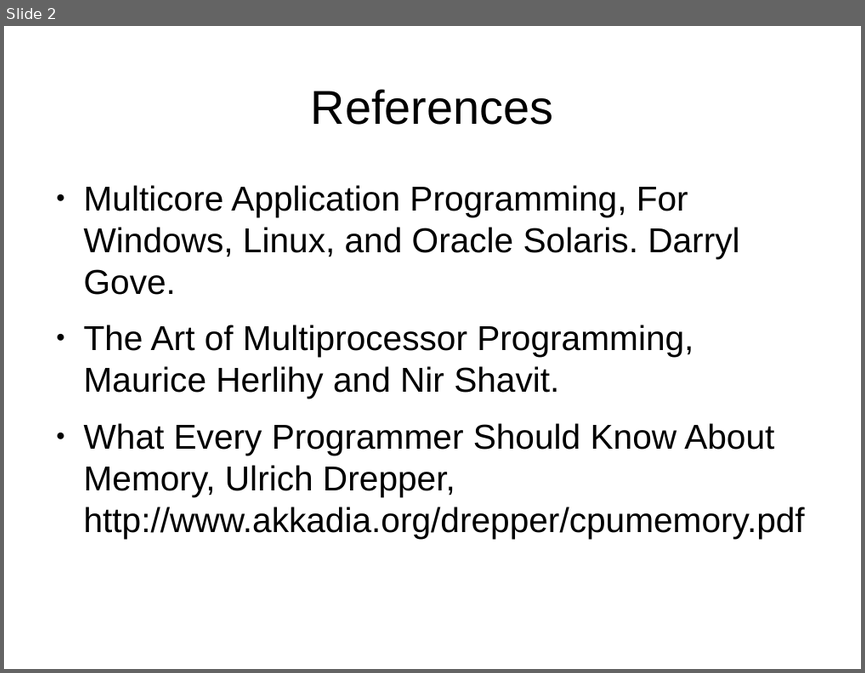
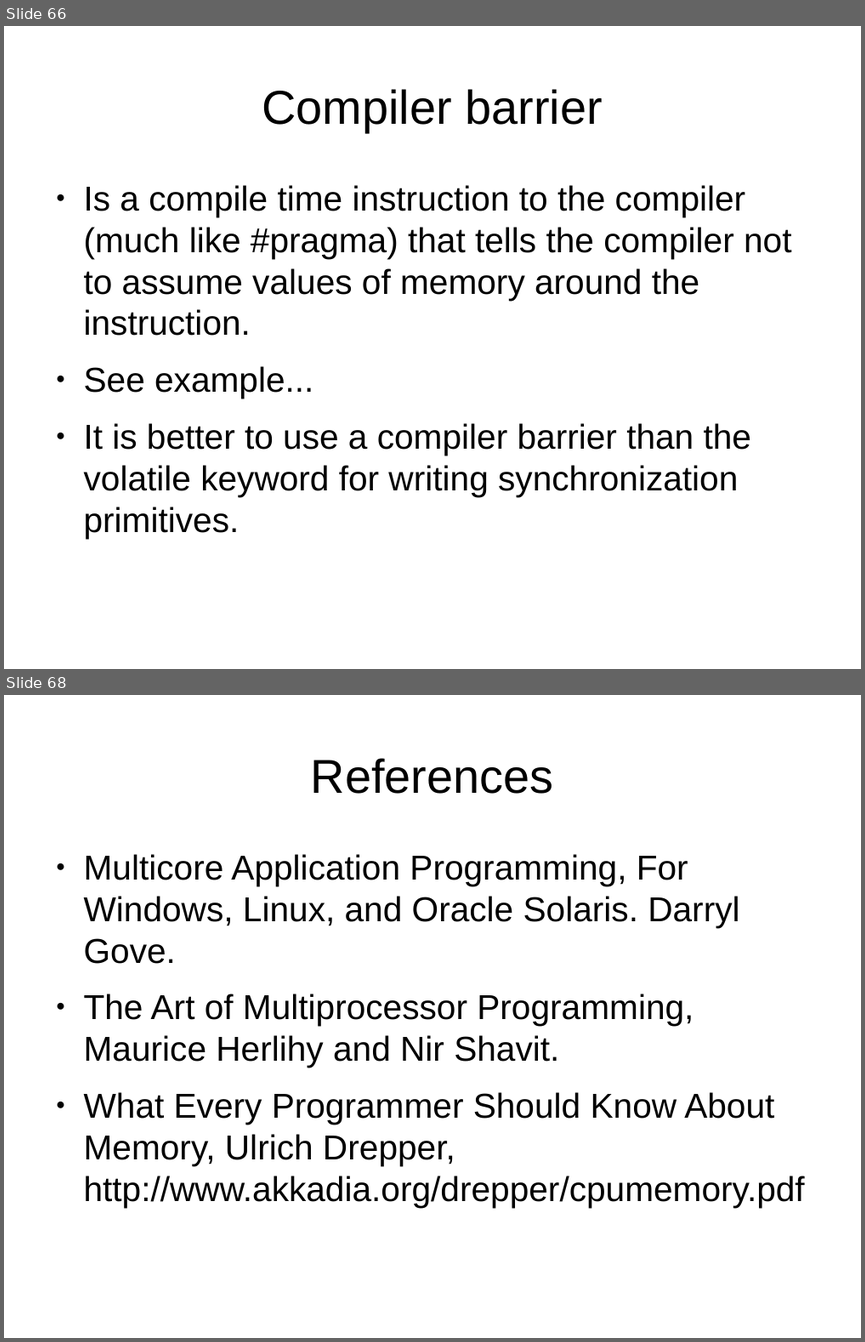
Before and after one commit to veltzer/demos, a slide deck: cpp/multi_core/multicore.odp. Shown one above the other, each under a label of ours: slide 2 before the commit, slides 66 and 68 after it; the slides between them are not shown. The pictures are 865x673 and 865x1342 pixels, drawn with LibreOffice and Linux fonts; fonts in the diff are those of the drawing. Boxes give left, top, right and bottom in pixels: in the first picture for what was removed or moved away, otherwise in the second. Text is boxed around its words. In the diff, an @@ line names an element or a change of style, - is before the commit and + after.

```diff
--- a/cpp/multi_core/multicore.odp
+++ b/cpp/multi_core/multicore.odp
@@ slide 66 added at (4,26,861,669), background #FFFFFF @@
@@ title added at (262,89,602,132), 44 pt, text #000000 @@
+Compiler barrier
@@ text added at (84,185,791,538), 32 pt, text #000000 @@
+● Is a compile time instruction to the compiler (much like #pragma) that tells the compiler not to assume values of memory around the instruction.
+● See example...
+● It is better to use a compiler barrier than the volatile keyword for writing synchronization primitives.
@@ what was slide 2 is now slide 68 @@
```
Also in this commit, not shown: 65 other slides added, 1 slide removed, 11 other files.
